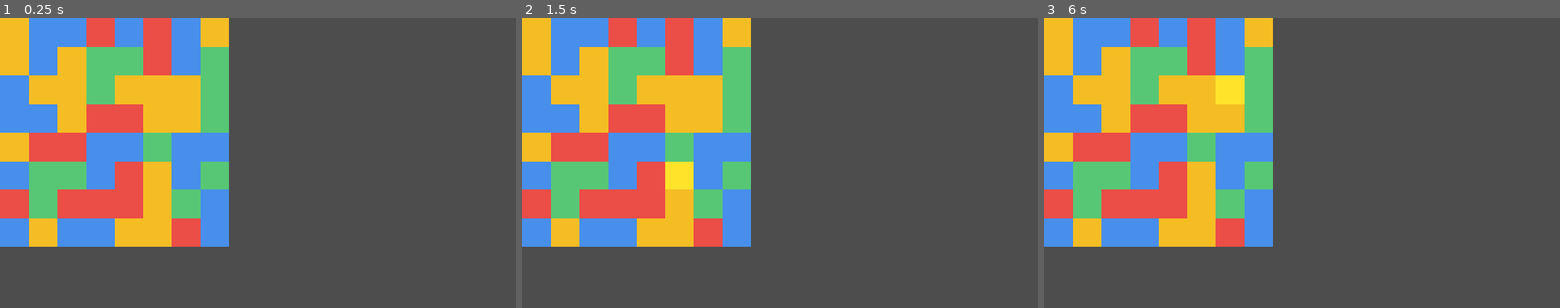
Above: before the commit, frames 1-3 (left to right).
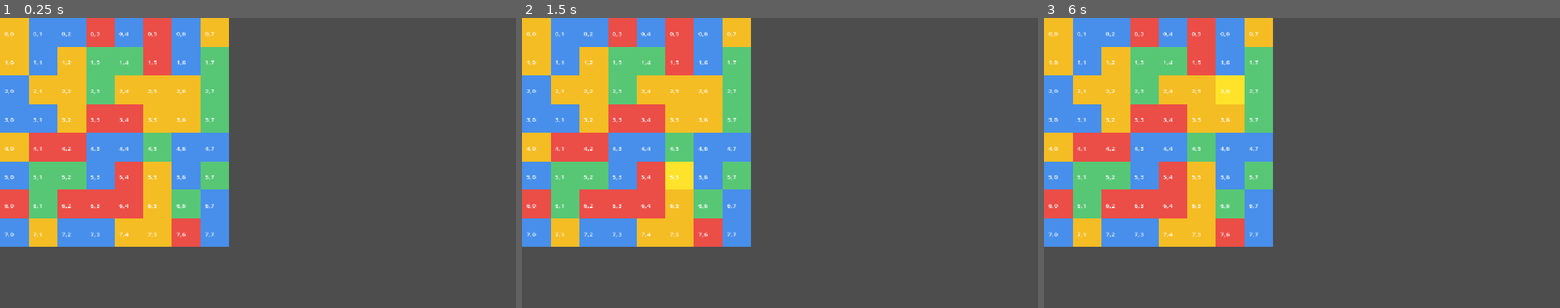
Above: after the commit, the same moments.

Repository: jopatk123/match3_learn
Game: Godot game, scene res://scenes/board.tscn
Same seed, same stepped clock (60 frames per second), same inputs: the game is played once before the commit and once after it.
Inputs (mouse positions are in pixels of both pictures, inside the frame that each line leads up to):
- Up to frame 1 (0.25 s): no input
- Up to frame 2 (1.5 s): tap Enter at 0.5 s; move the mouse to (893, 148) at 0.52 s; click (893, 148) at 0.67 s; tap Space at 1.25 s; drag from (676, 177) to (754, 221) at 1.27 s
- Up to frame 3 (6 s): tap Enter at 2, 3.5 s; move the mouse to (1353, 99) at 2.02 s; click (1353, 99) at 2.17 s; tap Space at 2.75, 4.25 s; drag from (1276, 221) to (1147, 119) at 2.77 s; move the mouse to (1456, 206) at 3.52 s; click (1456, 206) at 3.67 s; drag from (1147, 119) to (1224, 90) at 4.27 s; move the mouse to (1327, 163) at 5.02 s; click (1327, 163) at 5.17 s; drag from (1224, 90) to (1198, 177) at 5.77 s

The runs differ from the first frame. In frame 1, 1.0% of the frame differs, in the area x 0-42%, y 4-76%; in frame 2, 1.0%; in frame 3, 1.0%.

Commit message:
完成 M2：点击交换相邻两块，并补全学习注释
- board.gd 实现完整交互状态机（选中/取消/交换），数据层 board 与显示层 _tiles 分离
- 每个格子显示自身坐标 Label，便于学习调试
- 补充大量教学注释（数据与显示分离、状态机、常量/变量分区）
- 需求清单更新 F1、F2 为已完成

Diff:
--- a/scripts/board.gd
+++ b/scripts/board.gd
@@ -1,23 +1,37 @@
 extends Node2D
 # =====================================================================
-# M1 + M2 · 显示 8x8 棋盘 + 点击交换两块
+# 开心消消乐 · 棋盘脚本
+# 已实现：M1（显示 8x8 彩色棋盘）+ M2（点击交换两块）
 # ---------------------------------------------------------------------
-# 学习点 1：数据与显示分离
-#   - board 是"数据层"：8x8 二维数组，每格存颜色索引 0~3
-#   - _tiles 是"显示层"：8x8 的 ColorRect 节点，把数组画出来
-#   将来交换 / 消除都只改数组，画面自动跟着变。
+# 【最重要的一张图】数据与显示分离
 #
-# 学习点 2：交互状态机（M2 新增）
-#   - _selected 记录当前高亮的格子；Vector2i(-1,-1) 表示"空闲"（无选中）
-#   - 每次用 GUI 信号回报"哪格被点"，走 _on_tile_clicked 的分支处理
+#    board（数据层）     _tiles（显示层）
+#    ┌───────────┐       ┌───────────┐
+#    │ 数字数组   │  ──→  │ ColorRect │
+#    │ board[r][c]│ 同步   │ 节点矩阵   │
+#    │ = 颜色编号 │  color │ 画在屏幕上│
+#    └───────────┘       └───────────┘
+#
+#  以后做"交换 / 消除 / 下落"全部只改 board（数字），
+#  再通过 _refresh_tile() 把颜色同步到一个格子上，画面就自动变。
+#  这是整个项目的核心思想，先记住这句话：
+#      「算的数写在 board，画的色由 _tiles 负责，中间用 _refresh_tile 连接。」
 # =====================================================================
 
+
+# ---------------------------------------------------------------
+# 常量区：固定的"配置值"。用大写表示它们是常量，别在运行中改。
+# ---------------------------------------------------------------
+
+# 棋盘有几行、几列（8x8）
 const ROWS := 8
 const COLS := 8
+# 每个方块在屏幕上占多少像素（边长 64px）
 const CELL_SIZE := 64
+# NONE 表示"当前没有任何格子被选中"。用 (-1,-1) 这个永远到不了的坐标当"空"。
 const NONE := Vector2i(-1, -1)
 
-# 四种颜色（纯色；将来可替换成图片）
+# 四种颜色（现在是纯色占位，将来可替换成方块的图片）
 const COLORS := [
 	Color(0.92, 0.30, 0.28),  # 红
 	Color(0.28, 0.56, 0.92),  # 蓝
@@ -25,104 +39,138 @@
 	Color(0.34, 0.78, 0.46),  # 绿
 ]
 
-# 高亮时把方块颜色调亮到这个倍率
+# 被选中时，把方块颜色"调亮"到这个倍率（>1 更亮）
 const HIGHLIGHT := Color(1.2, 1.2, 1.2)
+# 没选中的正常色（白色=不改变原色）
 const NORMAL := Color.WHITE
 
-# 数据层
+
+# ---------------------------------------------------------------
+# 变量区：程序运行过程中会变化的数据
+# ---------------------------------------------------------------
+
+# 数据层：board[r][c] = 0~3 的数字（索引 COLORS 用）
+#   注意方向！r 是"行"（上下），c 是"列"（左右）
 var board: Array = []
-# 显示层：board[r][c] 对应的 ColorRect 节点
+
+# 显示层：和 board 对应的一张"网表"，
+#   _tiles[r][c] 就是画在（行r, 列c）的那个 ColorRect 节点
 var _tiles: Array = []
-# 交互状态：当前高亮格子的行列，NONE 表示空闲
+
+# 交互状态：当前被高亮的格子坐标（也是"行列"），NONE 表示空闲
+#   用下划线前缀 _ 表示"内部私有变量"，提醒自己别在别处乱碰
 var _selected := NONE
 
 
+# ---------------------------------------------------------------
+# 生命周期：节点一进入场景树就自动调用的入口函数（只跑一次）
+# ---------------------------------------------------------------
+
 func _ready() -> void:
-	_build_data()
-	_build_view()
+	_build_data()   # 第一步：往 board 里随机填颜色编号
+	_build_view()   # 第二步：按 board 生成 64 个 ColorRect 画出来
 
 
-# ---------- 数据层 ----------
+# ---------------------------------------------------------------
+# 数据层：负责"算"，不负责"画"
+# ---------------------------------------------------------------
 
+# 生成 8x8 的随机数据。每个格子用 randi()%4 取 0~3 的随机数。
 func _build_data() -> void:
-	board.clear()
-	for r in ROWS:
+	board.clear()               # 清空旧的
+	for r in ROWS:              # 外层：走遍每一"行"
 		var row: Array = []
-		for c in COLS:
+		for c in COLS:          # 内层：在一行里走遍每一"列"
 			row.append(randi() % COLORS.size())
-		board.append(row)
+		board.append(row)       # 把这一行装进 board
 
 
-# ---------- 显示层 ----------
+# ---------------------------------------------------------------
+# 显示层：负责把数据"画"成屏幕上的方块
+# ---------------------------------------------------------------
 
+# 为 board 里的每个数字，创建一个对应的 ColorRect 节点放到场景里。
 func _build_view() -> void:
 	_tiles.clear()
 	for r in ROWS:
 		var row: Array = []
 		for c in COLS:
-			var tile := ColorRect.new()
-			tile.color = COLORS[board[r][c]]
-			tile.size = Vector2(CELL_SIZE, CELL_SIZE)
-			tile.position = Vector2(c, r) * CELL_SIZE
-			add_child(tile)
+			var tile := ColorRect.new()          # 新建一个矩形节点
+			tile.color = COLORS[board[r][c]]     # 用数字查颜色，赋给它
+			tile.size = Vector2(CELL_SIZE, CELL_SIZE)              # 宽高 64
+			tile.position = Vector2(c, r) * CELL_SIZE              # 摆到 (列,行) 位置
+			add_child(tile)                      # 挂到节点树里，"出现在屏幕上"
 
-			# 每个格子自己报告被点击（行列用闭包固定，无需反算坐标）
+			# 实验：添加一个文本标签作为 tile 的孩子
+			var label := Label.new()
+			label.text = str(r) + "," + str(c)  # 显示坐标
+			label.position = Vector2(10, 25)
+			label.add_theme_font_size_override("font_size", 14)
+			tile.add_child(label)  # ← 看！tile 也有孩子了！
+
+			# 每个格子自己监听点击。
+			# 用闭包把 r,c 记住（rr,cc 是副本），这样回调里直接知道"我在这格"。
 			var rr := r
 			var cc := c
 			tile.gui_input.connect(func(event):
+				# 只响应"鼠标左键刚按下"这个事件
 				if event is InputEventMouseButton \
 					and event.pressed \
 					and event.button_index == MOUSE_BUTTON_LEFT:
-					_on_tile_clicked(rr, cc)
+					_on_tile_clicked(rr, cc)     # 转交给整个棋盘统一处理
 			)
 
 			row.append(tile)
 		_tiles.append(row)
 
 
-# 点亮显示层里某个格子的颜色，使其和数据层一致
+# 让显示层第 (r,c) 个格子的颜色，和数据层 board[r][c] 重新对齐。
+#   这是唯一的"数据 → 画面"出口。以后所有改动都要经过它。
 func _refresh_tile(r: int, c: int) -> void:
 	_tiles[r][c].color = COLORS[board[r][c]]
 
 
-# ---------- 交互状态机（M2） ----------
+# ---------------------------------------------------------------
+# 交互状态机（M2 核心）：
+#   用 _selected 记录"当前选没选、选的是哪格"，按点击情况分支处理。
+# ---------------------------------------------------------------
 
+# 任何格子被点击后，统一到这里来"决策"。
 func _on_tile_clicked(r: int, c: int) -> void:
-	var pos := Vector2i(c, r)
+	var pos := Vector2i(c, r)     # 点击处：x=列, y=行
 
 	if _selected == NONE:
-		_set_selected(pos)
+		_set_selected(pos)          # ① 之前没选中 → 选中这一格
 	elif _selected == pos:
-		_clear_selection()          # 点同一格 → 取消选中
+		_clear_selection()          # ② 点的是同一格 → 取消选中
 	elif _is_neighbor(_selected, pos):
-		_swap(_selected, pos)       # 点相邻格 → 交换
-		_clear_selection()
+		_swap(_selected, pos)       # ③ 点相邻格 → 交换
+		_clear_selection()          #    换完取消高亮（准备下一轮）
 	else:
-		_set_selected(pos)          # 点不相邻 → 改选这一格
+		_set_selected(pos)          # ④ 点不相邻 → 改成选中这一格
 
-
+# 把 _selected 改成某个格子，并把它的颜色调亮（高亮框）
 func _set_selected(pos: Vector2i) -> void:
-	_clear_selection()
+	_clear_selection()              # 先清旧的高亮，避免出现两格同时高亮
 	_selected = pos
 	_tiles[pos.y][pos.x].modulate = HIGHLIGHT
 
-
+# 把当前高亮取消：颜色恢复正常，_selected 设回 NONE
 func _clear_selection() -> void:
-	if _selected == NONE:
+	if _selected == NONE:           # 本来就空闲，直接返回
 		return
 	_tiles[_selected.y][_selected.x].modulate = NORMAL
 	_selected = NONE
 
-
-# 判断两格是否上下左右相邻（不含对角）
+# 判断 a、b 两格是否上下左右相邻（不含斜对角）。
+#   用的是"曼哈顿距离"：行列差之和 == 1 就是相邻。
 func _is_neighbor(a: Vector2i, b: Vector2i) -> bool:
 	return abs(a.x - b.x) + abs(a.y - b.y) == 1
 
-
-# 交换数据层两格，并同步显示层颜色
+# 交换数据层两格的值，并同步显示层颜色（真正的"换位"动作）
 func _swap(a: Vector2i, b: Vector2i) -> void:
-	var tmp = board[a.y][a.x]
-	board[a.y][a.x] = board[b.y][b.x]
-	board[b.y][b.x] = tmp
-	_refresh_tile(a.y, a.x)
+	var tmp = board[a.y][a.x]          # 暂存格A的值
+	board[a.y][a.x] = board[b.y][b.x]  # A 拿到 B 的值
+	board[b.y][b.x] = tmp              # B 拿到原 A 的值
+	_refresh_tile(a.y, a.x)            # 让两格的画面跟着改
 	_refresh_tile(b.y, b.x)
Not shown, changed: docs/需求清单.md
